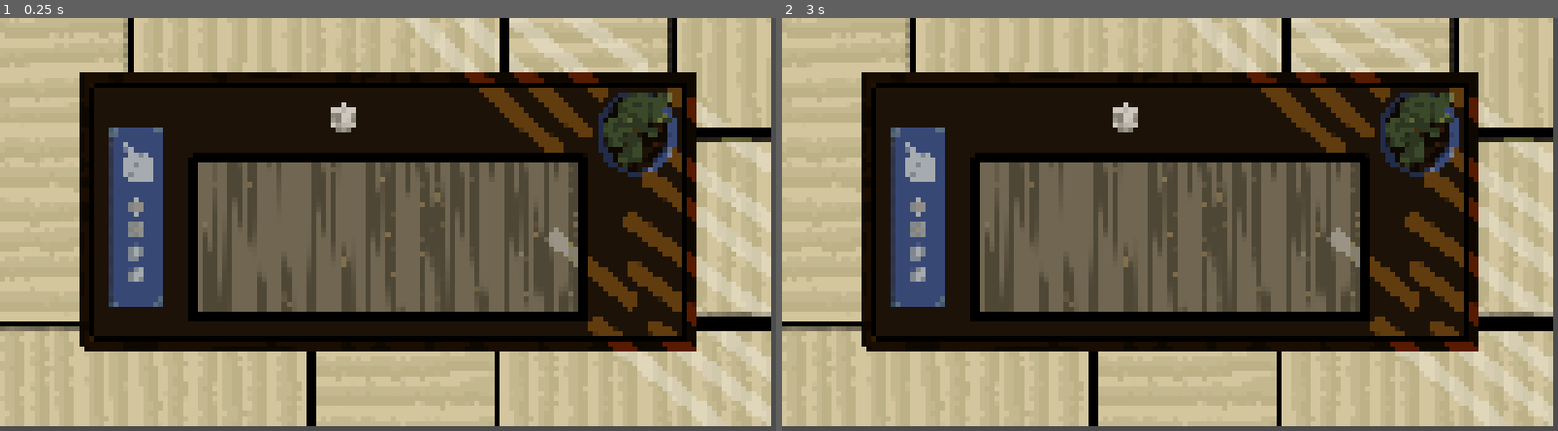
Above: before the commit, frames 1-2 (left to right).
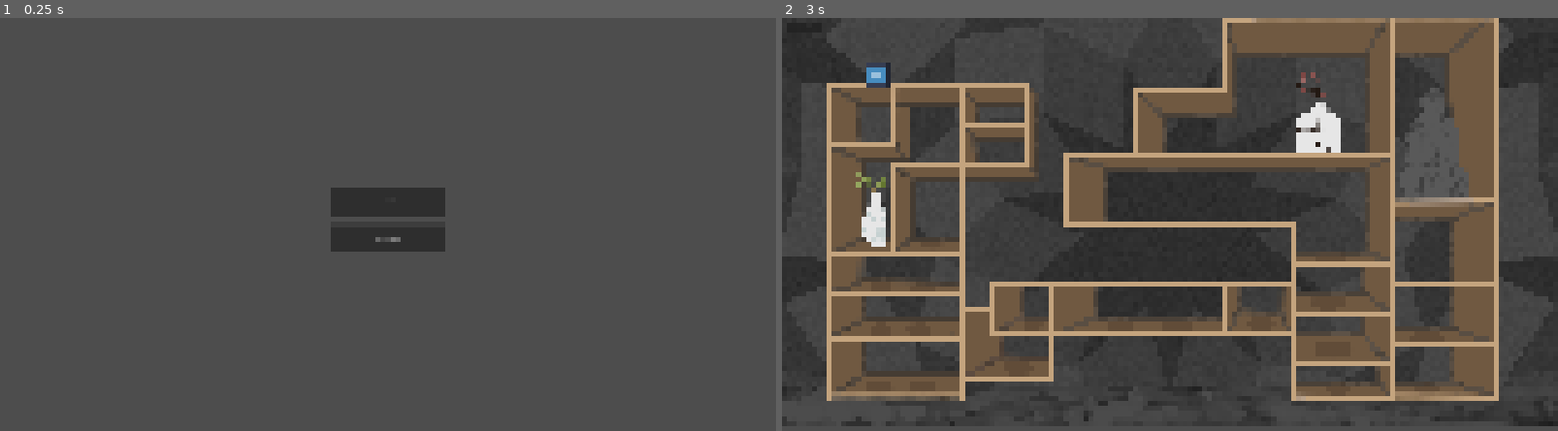
Above: after the commit, the same moments.

Repository: Laran123/MediDa_Origami_Meister
Game: Godot game, scene res://start_menu.tscn
Same seed, same stepped clock (60 frames per second), same inputs: the game is played once before the commit and once after it. Before the commit the project starts from res://main_szene.tscn. The engine's default icon, where the game draws it, is replaced by a stand-in: a white triangle on a blue panel in a dark square.
Inputs (mouse positions are in pixels of both pictures, inside the frame that each line leads up to):
- Up to frame 1 (0.25 s): no input
- Up to frame 2 (3 s): click (1170, 199) at 0.5 s, where only the run after the commit has a clickable "Regal"; click (805, 26) at 1.25 s, where only the run after the commit has a clickable "Zuruck"; click (1170, 236) at 2 s, where only the run after the commit has a clickable "Origami wahlen"; click (1170, 199) at 2.75 s, where only the run after the commit has a clickable "Regal"

The runs differ from the first frame. In frame 1, 92% of the frame differs, in the area x 0-100%, y 0-99%; in frame 2, 93%.

Commit message:
Start_menu-Placeholder mit Buttons hinzugefügt
Endpoint für den Regal-Button im Start-Menü hinzugefügt

Zurück-Button in der Regal-Szene hinzugefügt

Endpoint für den Zurück-Button in der Regal-Szene hinzugefügt

Diff:
--- a/neues-spiel/project.godot
+++ b/neues-spiel/project.godot
@@ -11,7 +11,7 @@
 [application]
 
 config/name="Neues Spiel"
-run/main_scene="uid://bxnxcb4leqdld"
+run/main_scene="res://start_menu.tscn"
 config/features=PackedStringArray("4.6", "Forward Plus")
 config/icon="res://icon.svg"
 
--- a/neues-spiel/regal_szene.gd
+++ b/neues-spiel/regal_szene.gd
@@ -7,3 +7,6 @@
 	character.position = Vector2(500, 300)
 	add_child(character)
 	print("Regal bereit, Character geladen")
+
+func _on_zuruck_pressed():
+	get_tree().change_scene_to_file("res://start_menu.tscn")
--- a/neues-spiel/regal_szene.tscn
+++ b/neues-spiel/regal_szene.tscn
@@ -133,3 +133,14 @@
 [node name="Marker1" type="Marker2D" parent="SnapPoints" unique_id=1125233466 groups=["snap_points"]]
 position = Vector2(794, 1200)
 script = ExtResource("2_wk5ws")
+
+[node name="UI" type="CanvasLayer" parent="." unique_id=400000001]
+
+[node name="Zuruck" type="Button" parent="UI" unique_id=400000002]
+offset_left = 20.0
+offset_top = 20.0
+offset_right = 220.0
+offset_bottom = 80.0
+text = "Zuruck"
+
+[connection signal="pressed" from="UI/Zuruck" to="." method="_on_zuruck_pressed"]
--- /dev/null
+++ b/neues-spiel/start_menu.gd
@@ -0,0 +1,7 @@
+extends Control
+
+func _on_regal_pressed():
+	get_tree().change_scene_to_file("res://regal_szene.tscn")
+
+func _on_origami_wahlen_pressed():
+	print("Origami wahlen nicht noch implementeirt")
--- /dev/null
+++ b/neues-spiel/start_menu.tscn
@@ -0,0 +1,31 @@
+[gd_scene format=3 uid="uid://cstartscene01"]
+
+[ext_resource type="Script" uid="uid://cstartmenu001" path="res://start_menu.gd" id="1_sm"]
+
+[node name="StartMenu" type="Control" unique_id=300000001]
+layout_mode = 3
+anchors_preset = 15
+anchor_right = 1.0
+anchor_bottom = 1.0
+grow_horizontal = 2
+grow_vertical = 2
+script = ExtResource("1_sm")
+
+[node name="Regal" type="Button" parent="." unique_id=300000002]
+layout_mode = 1
+offset_left = 1748.0
+offset_top = 890.0
+offset_right = 2348.0
+offset_bottom = 1040.0
+text = "Regal"
+
+[node name="OrigamiWaehlen" type="Button" parent="." unique_id=300000003]
+layout_mode = 1
+offset_left = 1748.0
+offset_top = 1090.0
+offset_right = 2348.0
+offset_bottom = 1240.0
+text = "Origami wahlen"
+
+[connection signal="pressed" from="Regal" to="." method="_on_regal_pressed"]
+[connection signal="pressed" from="OrigamiWaehlen" to="." method="_on_origami_waehlen_pressed"]
Not shown, added: neues-spiel/start_menu.gd.uid
